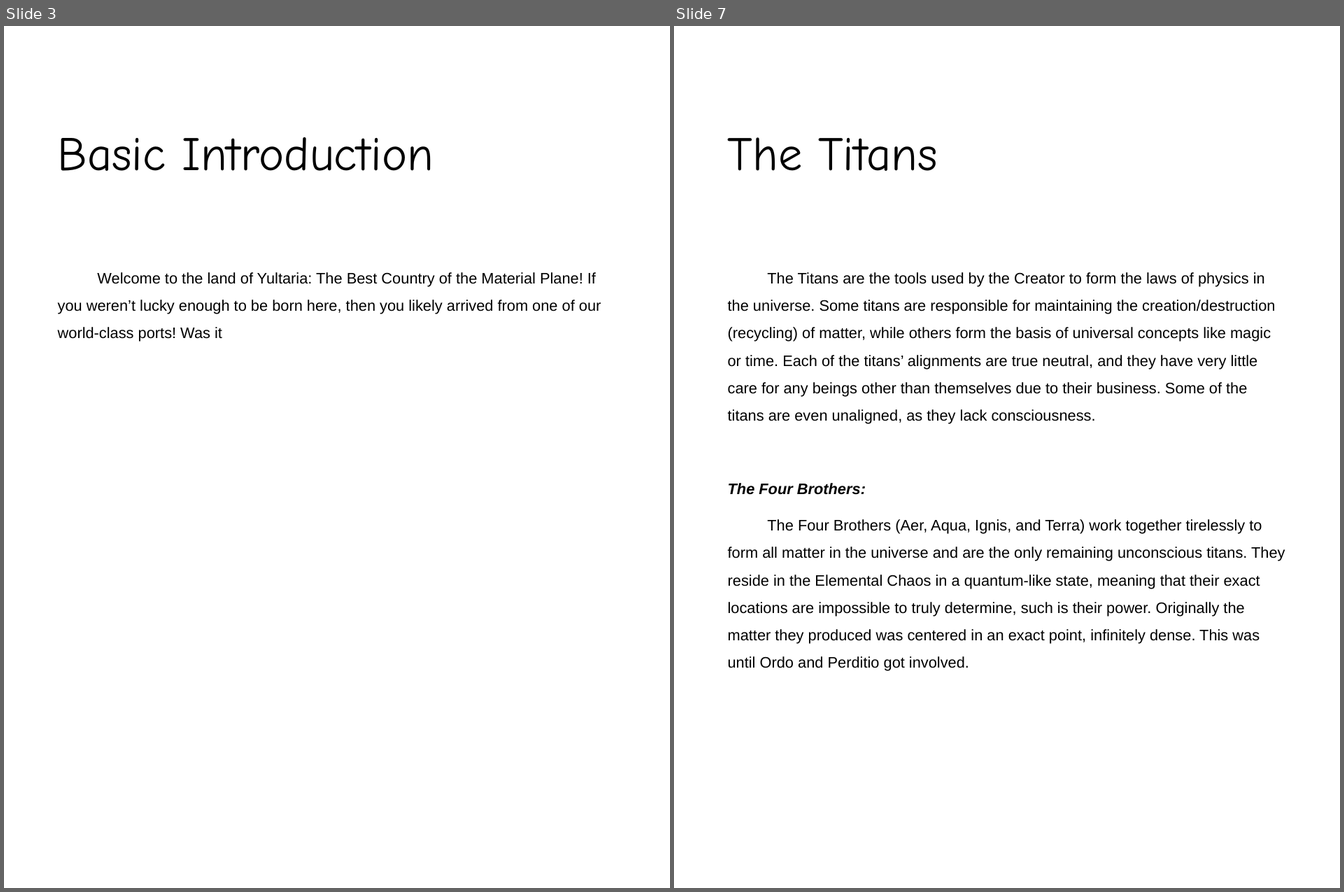
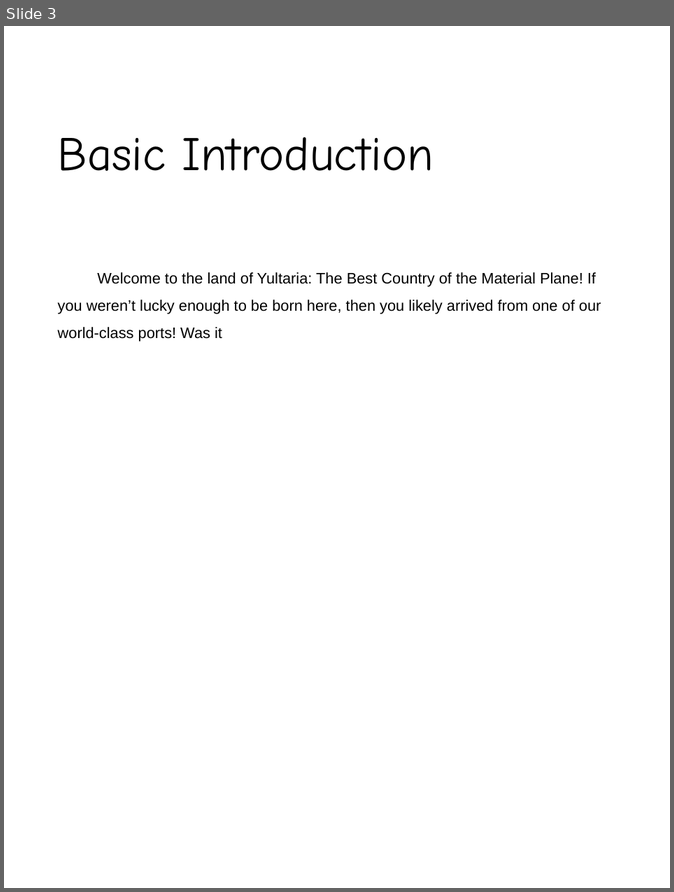
Before and after one commit to polic72/DnD-Stuff, a slide deck: The Jaws of Time.pptx. Shown side by side, each under a label of ours: slides 3 and 7 before the commit, slide 3 after it; the slides between them are not shown. The pictures are 1344x892 and 674x892 pixels, drawn with LibreOffice and Linux fonts; fonts in the diff are those of the drawing; background and template pictures are left out. Boxes give left, top, right and bottom in pixels: in the first picture for what was removed or moved away, otherwise in the second. Text is boxed around its words. In the diff, an @@ line names an element or a change of style, - is before the commit and + after.

```diff
--- a/The Jaws of Time.pptx
+++ b/The Jaws of Time.pptx
@@ slide 7 removed at (674,26,1340,888), background picture (left out) @@
@@ title removed at (728,137,937,171) @@
-The Titans
@@ text removed at (728,272,1285,671) @@
-The Titans are the tools used by the Creator to form the laws of physics in the universe. Some titans are responsible for maintaining the creation/destruction (recycling) of matter, while others form the basis of universal concepts like magic or time. Each of the titans’ alignments are true neutral, and they have very little care for any beings other than themselves due to their business. Some of the titans are even unaligned, as they lack consciousness.
-The Four Brothers:
-The Four Brothers (Aer, Aqua, Ignis, and Terra) work together tirelessly to form all matter in the universe and are the only remaining unconscious titans. They reside in the Elemental Chaos in a quantum-like state, meaning that their exact locations are impossible to truly determine, such is their power. Originally the matter they produced was centered in an exact point, infinitely dense. This was until Ordo and Perditio got involved.
```
Also in this commit, not shown: 2 slides changed, 4 slides added, 9 other slides removed, 3 other files.
